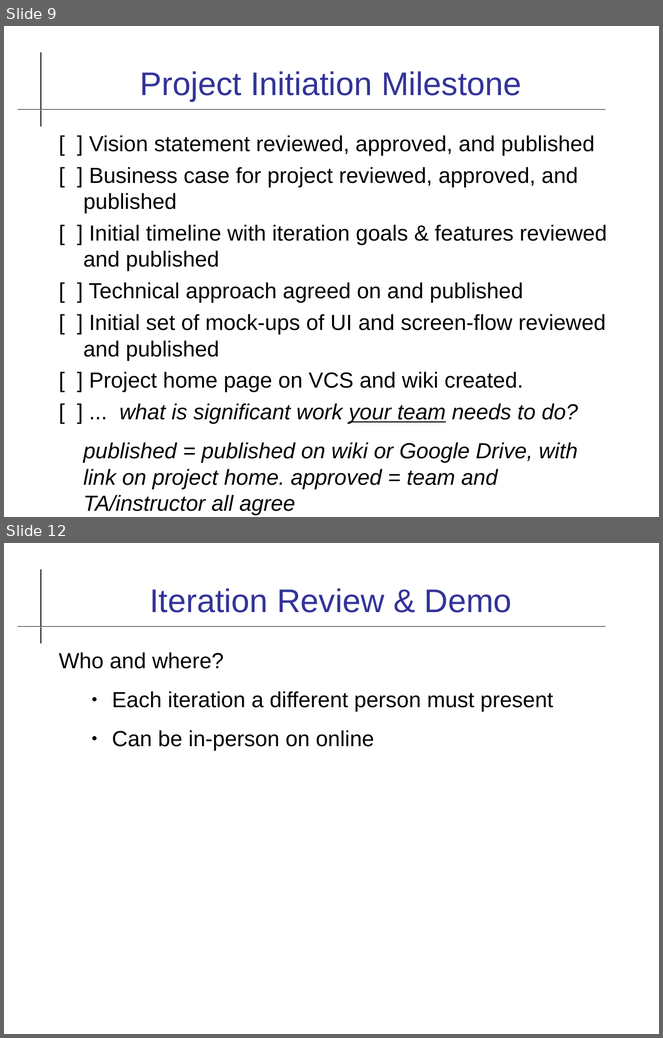
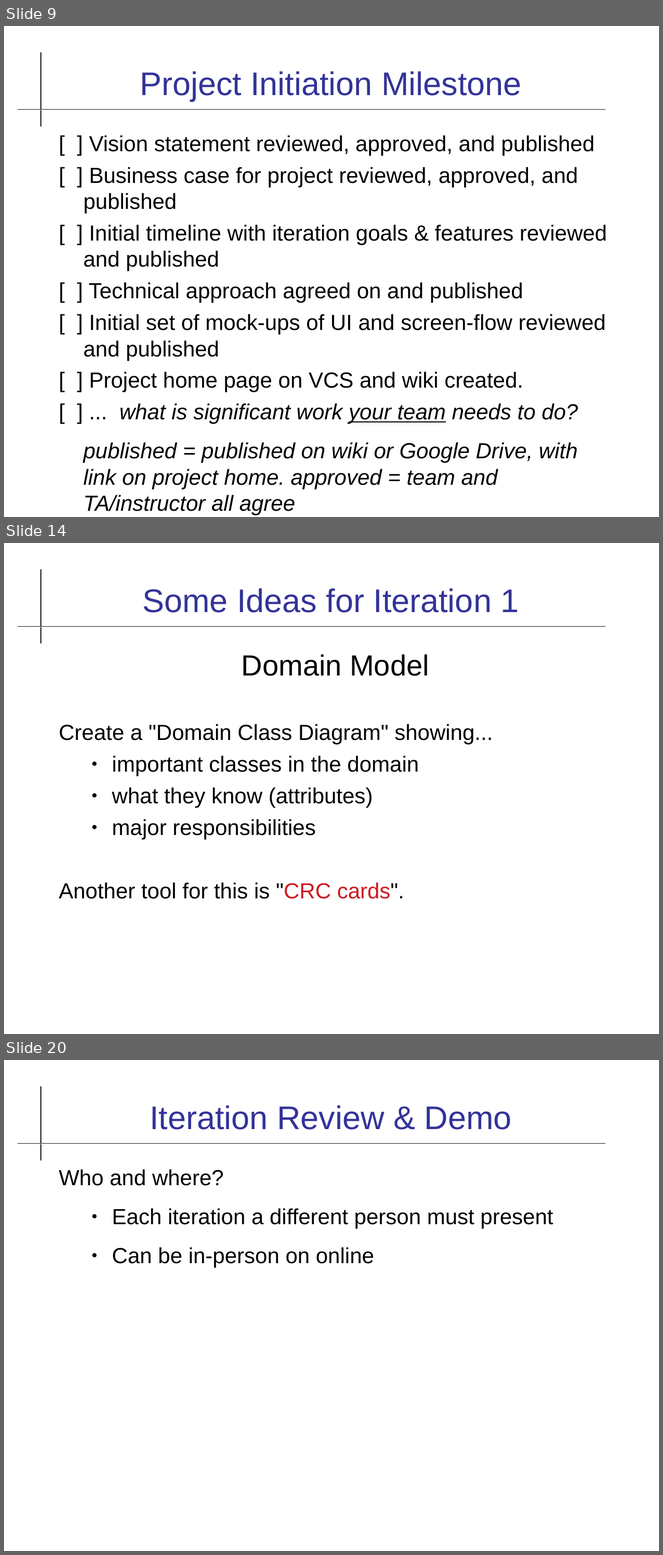
Before and after one commit to cpske/ISP, a slide deck: software-process/Team-Project.odp. Shown one above the other, each under a label of ours: slides 9 and 12 before the commit, slides 9, 14 and 20 after it; the slides between them are not shown. The pictures are 663x1038 and 663x1555 pixels, drawn with LibreOffice and Linux fonts; fonts in the diff are those of the drawing. Boxes give left, top, right and bottom in pixels: in the first picture for what was removed or moved away, otherwise in the second. Text is boxed around its words. In the diff, an @@ line names an element or a change of style, - is before the commit and + after.

```diff
--- a/software-process/Team-Project.odp
+++ b/software-process/Team-Project.odp
@@ slide 14 added at <box>4,543,659,1034</box>, background #FFFFFF; not listed: 2 template elements that a slide beside it also shows @@
@@ title added at <box>142,588,519,613</box>, 36 pt, text #333399 @@
+Some Ideas for Iteration 1
@@ text added at <box>59,654,493,899</box>, 24 pt, text #000000 @@
+Domain Model
+Create a "Domain Class Diagram" showing...
+  ● important classes in the domain
+  ● what they know (attributes)
+  ● major responsibilities
+Another tool for this is "CRC cards".
@@ what was slide 12 is now slide 20 @@
```
Also in this commit, not shown: 3 slides changed, 8 other slides added, 1 slide removed, 5 other files.
